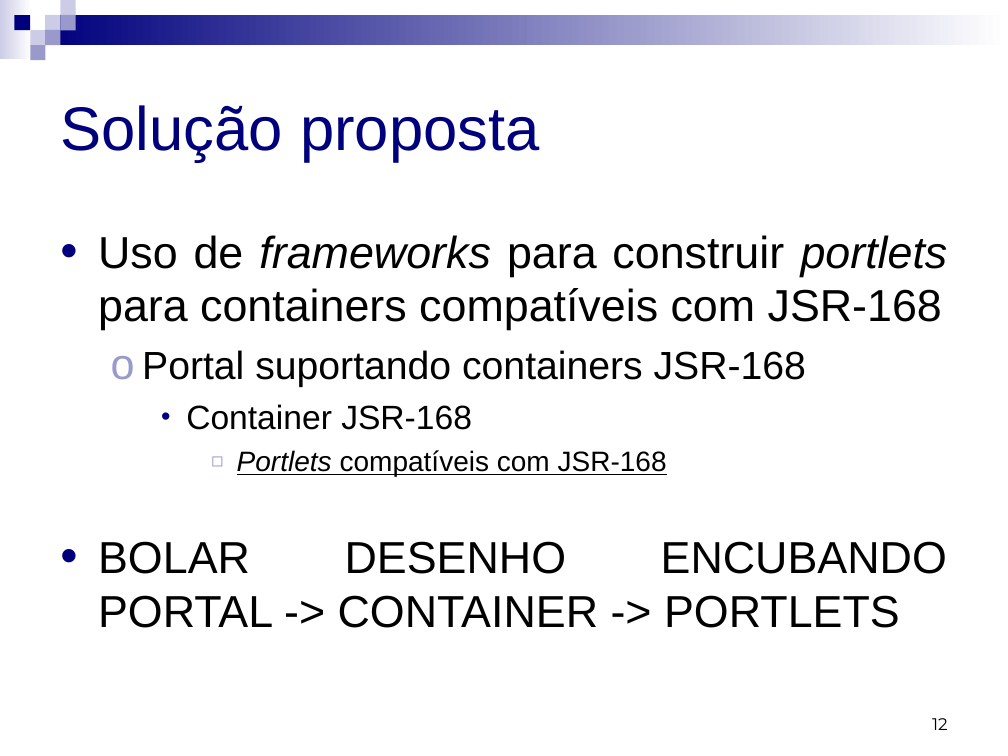
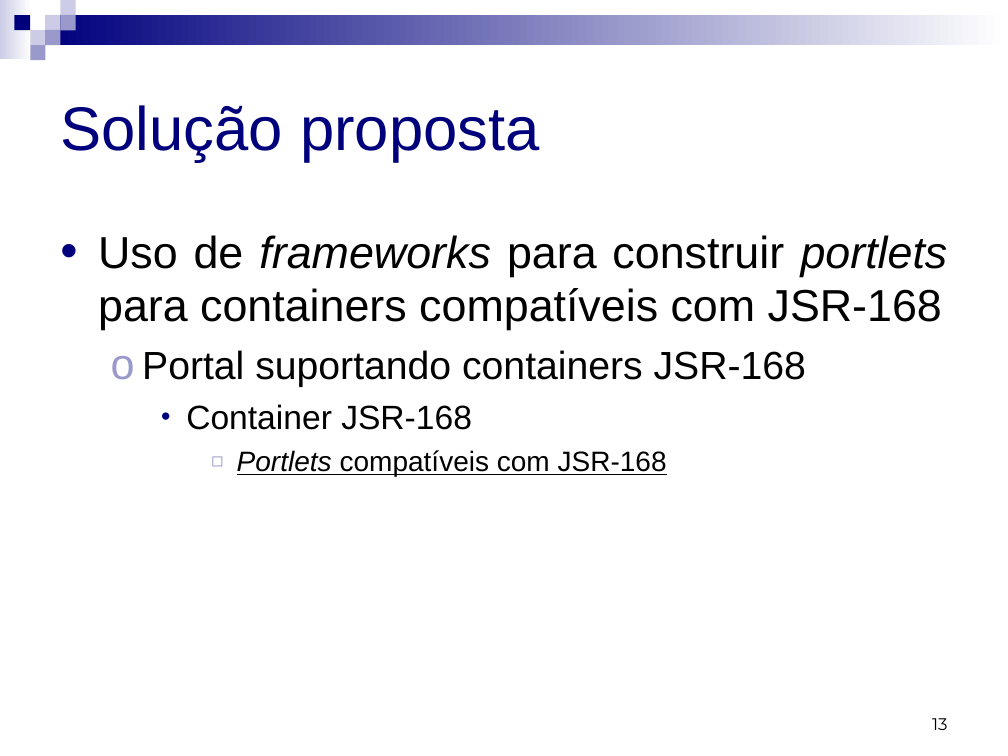
Before and after one commit to micheldavid/tcc-michel, a slide deck: slide 13 of Apresentação/Michel David da Costa - Apresentação.ppt (slide 12 before the commit). Drawn at 1008x756 pixels with LibreOffice and Linux fonts; fonts in the diff are those of the drawing. Boxes give left, top, right and bottom in pixels: in the first picture for what was removed or moved away, otherwise in the second. Text is boxed around its words. In the diff, an @@ line names an element or a change of style, - is before the commit and + after.

```diff
--- a/Apresentação/Michel David da Costa - Apresentação.ppt
+++ b/Apresentação/Michel David da Costa - Apresentação.ppt
@@ text at [98,541,947,628]: paragraph removed @@
-• BOLAR DESENHO ENCUBANDO PORTAL -> CONTAINER -> PORTLETS
@@ page number at [932,718,947,730]: text changed @@
-12
+13
```
Also in this commit, not shown: 6 other slides changed, 2 slides added, 1 slide removed.
